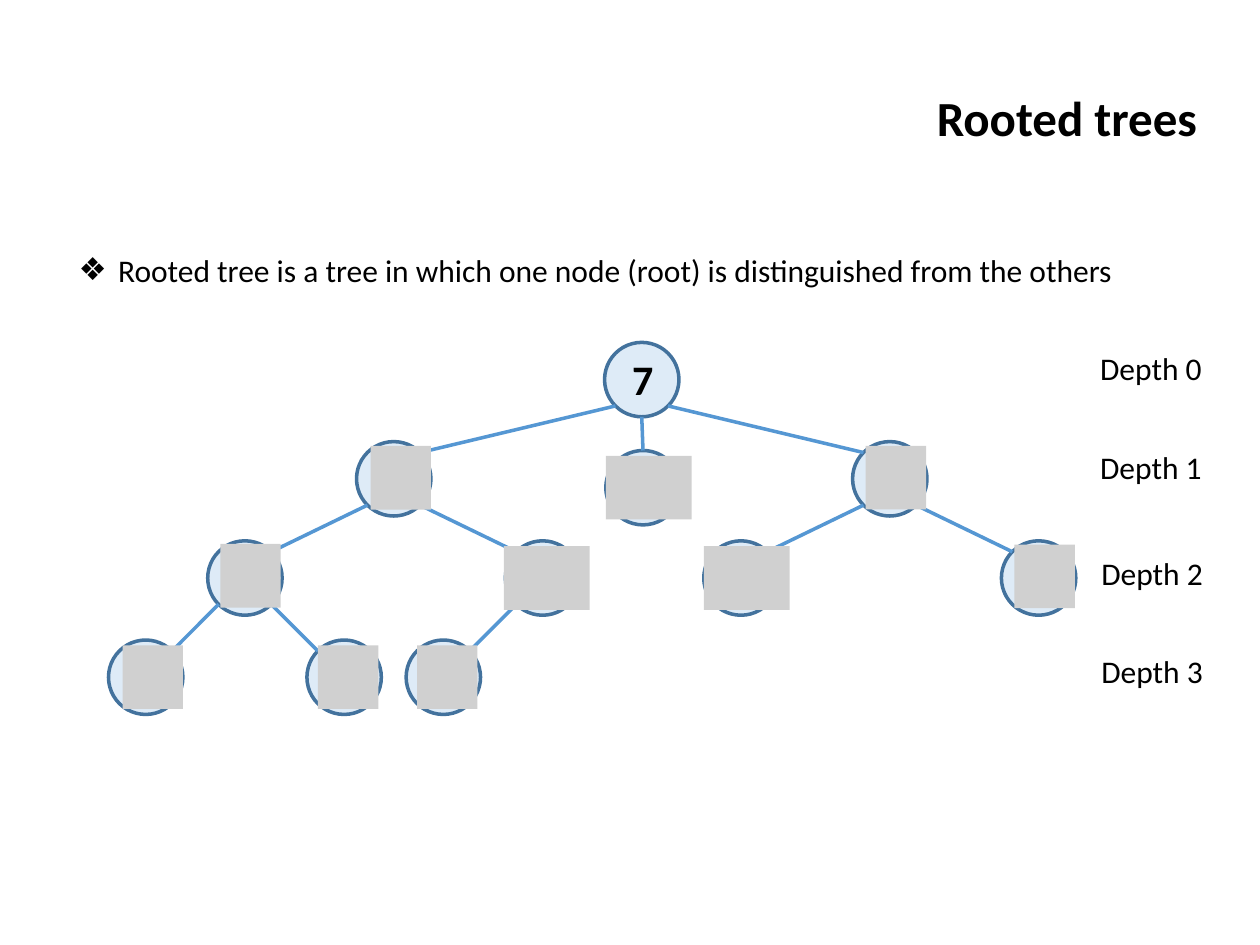
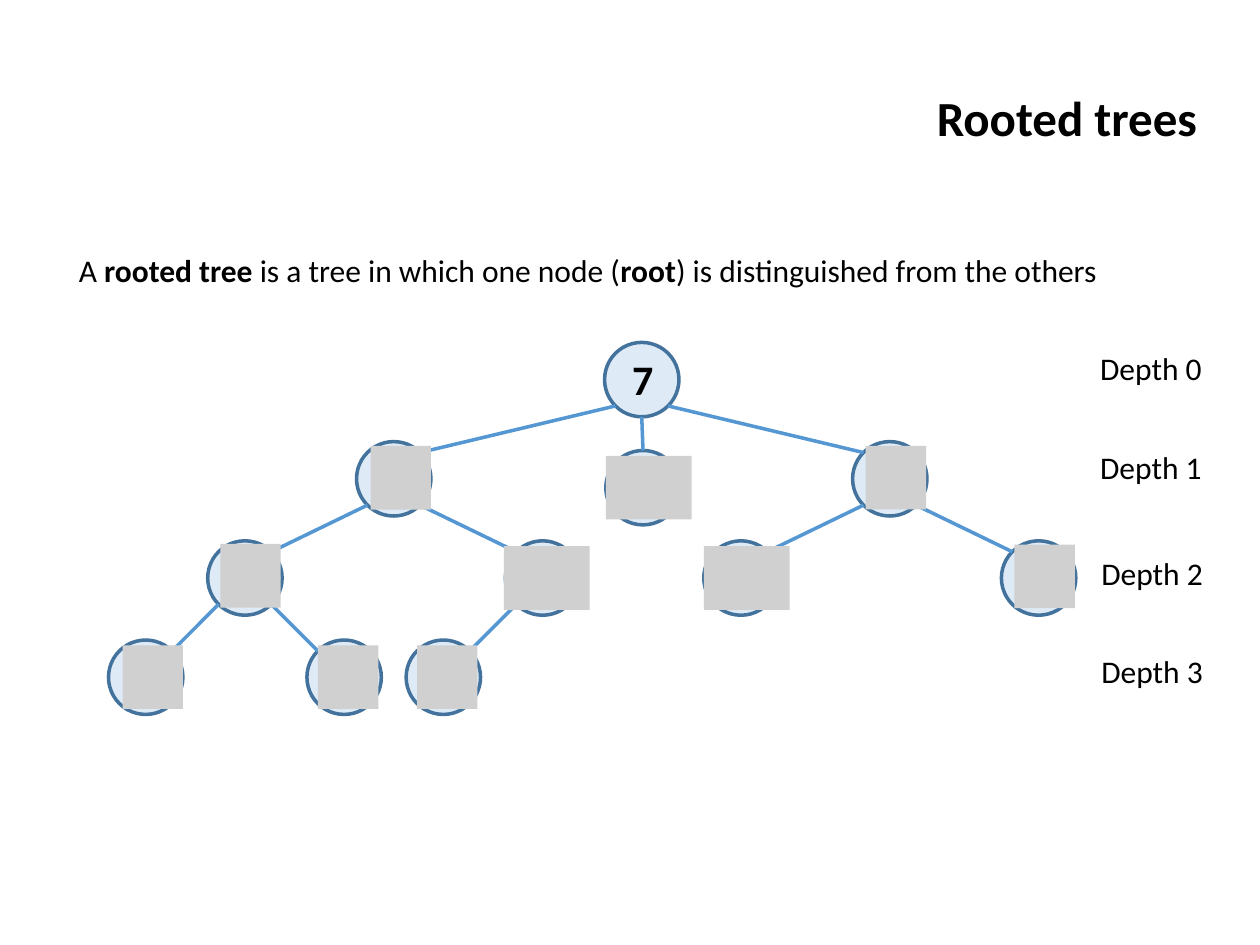
Before and after one commit to ifromm/dsa, a slide deck: slide 21 of slides/unit_6_trees.pptx. Drawn at 1260x945 pixels with LibreOffice and Linux fonts; fonts in the diff are those of the drawing; grey boxes stand for pictures; background and template pictures are left out. Boxes give left, top, right and bottom in pixels: in the first picture for what was removed or moved away, otherwise in the second. Text is boxed around its words. In the diff, an @@ line names an element or a change of style, - is before the commit and + after.

```diff
--- a/slides/unit_6_trees.pptx
+++ b/slides/unit_6_trees.pptx
@@ text at [79,259,1096,288]: text changed @@
-❖ Rooted tree is a tree in which one node (root) is distinguished from the others
+A rooted tree is a tree in which one node (root) is distinguished from the others
```
Also in this commit, not shown: 14 other slides changed, 2 other files.
